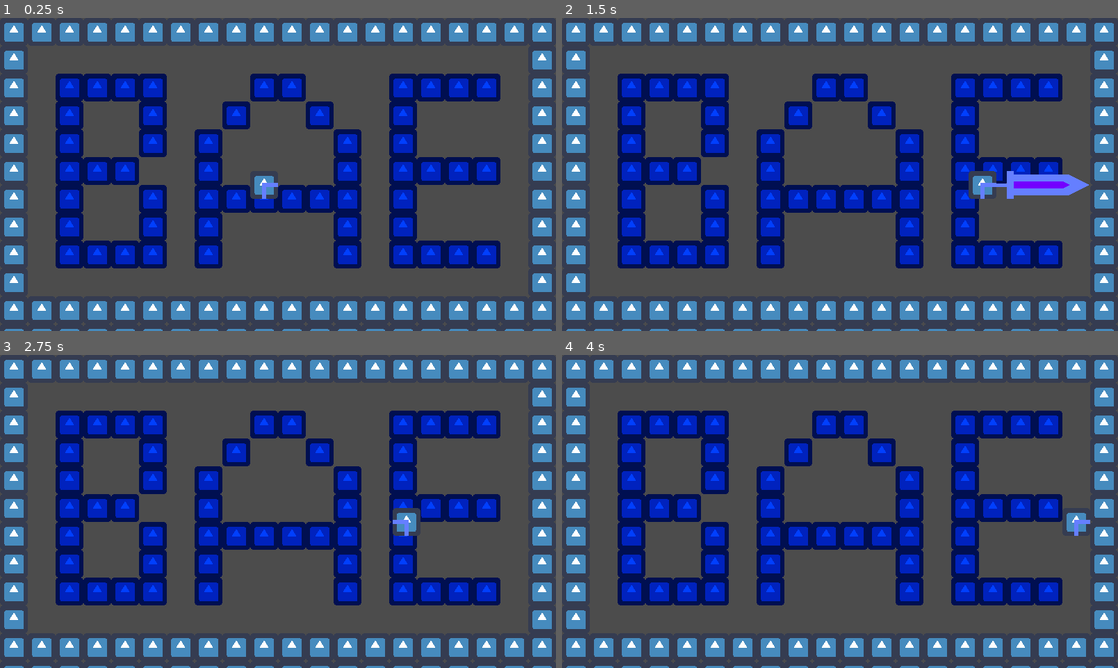
Above: before the commit, frames 1-4 (two rows, left to right).
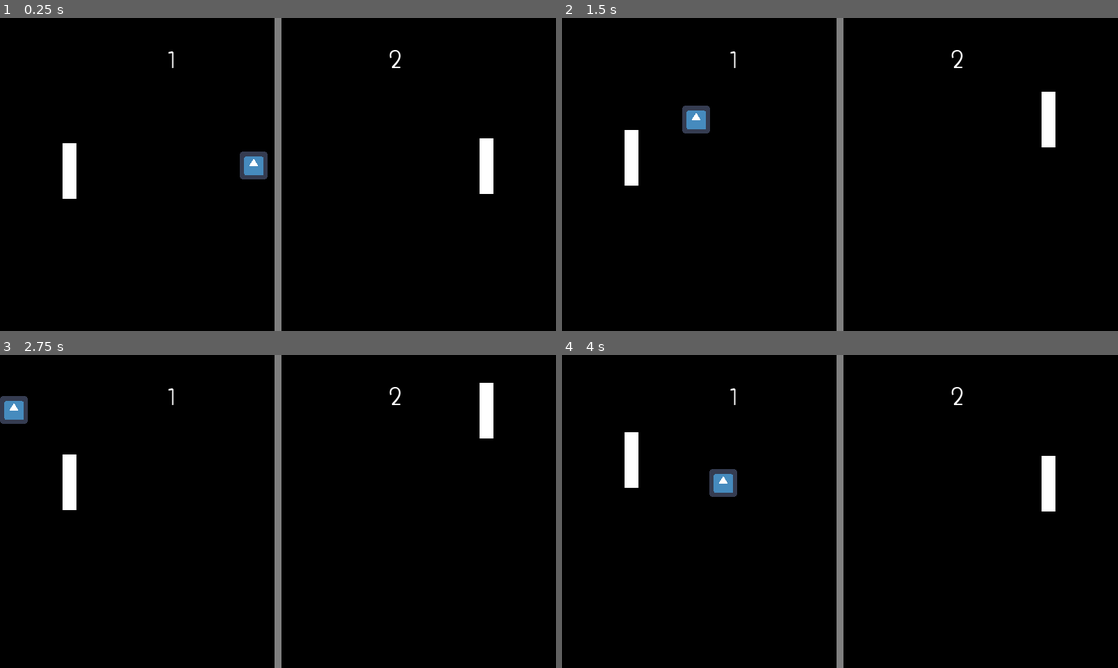
Above: after the commit, the same moments.

Repository: Gravedigger7789/Glorious
Game: Godot game, scene res://Worlds/test-pong.tscn
Two runs of this game, one before a commit and one after it. Both use one fixed random seed, a clock stepped at 60 frames per second and the inputs below. Before the commit the project starts from res://Worlds/test-topdown.tscn. The engine's default icon, where the game draws it, is replaced by a stand-in: a white triangle on a blue panel in a dark square.
Inputs:
- Up to frame 1 (0.25 s): no input
- Up to frame 2 (1.5 s): hold Z (attack) 0.53-1.28 s; hold Right (move_right) from 0.53 s (still down); tap Up (jump) at 0.77 s; tap Z (attack) at 1.35 s
- Up to frame 3 (2.75 s): tap Up (jump) at 1.52 s; release Right (move_right) at 2.03 s; hold Left (move_left) from 2.03 s (still down); hold Z (attack) from 2.03 s (still down)
- Up to frame 4 (4 s): release Left (move_left) at 2.78 s; release Z (attack) at 2.78 s; hold Right (move_right) from 2.78 s (still down); tap Z (attack) at 2.85 s; tap Up (jump) at 3.02, 3.77 s; hold Z (attack) from 3.53 s (still down)

The runs differ from the first frame. In frame 1, 100% of the frame differs, in the area x 0-100%, y 0-100%; in frame 2, 100%; in frame 3, 100%; in frame 4, 100%.

Commit message:
Added Pong game type

Diff:
--- /dev/null
+++ b/Characters/Pong/Pong.gd
@@ -0,0 +1,24 @@
+extends KinematicBody2D
+
+export(int) var walk_speed = 450
+
+const FLOOR_NORMAL = Vector2()
+const SLOPE_SLIDE_STOP = 5.0
+
+var linear_velocity = Vector2()
+
+func _physics_process(delta):
+	apply_movement(delta)
+
+func apply_movement(delta):
+	# Moving
+	var target_speed = Vector2()
+	if Input.is_action_pressed('move_up'):
+		target_speed.y += -1
+	if Input.is_action_pressed('move_down'):
+		target_speed.y += 1
+
+	target_speed *= walk_speed
+	linear_velocity.y = lerp(linear_velocity.y, target_speed.y, 0.1)
+
+	linear_velocity = move_and_slide(linear_velocity, FLOOR_NORMAL, SLOPE_SLIDE_STOP)
--- /dev/null
+++ b/Characters/Pong/Pong.tscn
@@ -0,0 +1,54 @@
+[gd_scene load_steps=3 format=2]
+
+[ext_resource path="res://Characters/Pong/Pong.gd" type="Script" id=1]
+
+[sub_resource type="RectangleShape2D" id=1]
+
+custom_solver_bias = 0.0
+extents = Vector2( 16, 64 )
+
+[node name="Pong" type="KinematicBody2D"]
+
+input_pickable = false
+collision_layer = 1
+collision_mask = 4
+collision/safe_margin = 0.08
+script = ExtResource( 1 )
+_sections_unfolded = [ "Collision" ]
+walk_speed = 450
+
+[node name="ColorRect" type="ColorRect" parent="." index="0"]
+
+anchor_left = 0.0
+anchor_top = 0.0
+anchor_right = 0.0
+anchor_bottom = 0.0
+margin_left = -16.0
+margin_top = -64.0
+margin_right = 16.0
+margin_bottom = 64.0
+rect_pivot_offset = Vector2( 0, 0 )
+rect_clip_content = false
+mouse_filter = 0
+mouse_default_cursor_shape = 0
+size_flags_horizontal = 1
+size_flags_vertical = 1
+color = Color( 1, 1, 1, 1 )
+_sections_unfolded = [ "Margin" ]
+
+[node name="BallCollision" type="KinematicBody2D" parent="." index="1"]
+
+input_pickable = false
+collision_layer = 0
+collision_mask = 8
+collision/safe_margin = 0.08
+_sections_unfolded = [ "Collision" ]
+
+[node name="CollisionPolygon2D" type="CollisionPolygon2D" parent="BallCollision" index="0"]
+
+build_mode = 0
+polygon = PoolVector2Array( 0, -64, -16, -48, -16, 48, 0, 64, 16, 48, 16, -48 )
+
+[node name="CollisionShape2D" type="CollisionShape2D" parent="." index="2"]
+
+shape = SubResource( 1 )
--- /dev/null
+++ b/Characters/Pong/PongEnemy.gd
@@ -0,0 +1,10 @@
+extends 'res://Characters/Pong/Pong.gd'
+
+func apply_movement(delta):
+	var ball = get_node('../PongBall')
+	var destination = position.y - ball.position.y
+	position.y = ball.position.y
+	#print (destination)
+	#linear_velocity.y = lerp(linear_velocity.y, destination, 0.1)
+
+	#linear_velocity = move_and_slide(linear_velocity, FLOOR_NORMAL, SLOPE_SLIDE_STOP)
--- /dev/null
+++ b/Characters/Pong/PongEnemy.tscn
@@ -0,0 +1,8 @@
+[gd_scene load_steps=3 format=2]
+
+[ext_resource path="res://Characters/Pong/Pong.tscn" type="PackedScene" id=1]
+[ext_resource path="res://Characters/Pong/PongEnemy.gd" type="Script" id=2]
+
+[node name="PongEnemy" instance=ExtResource( 1 )]
+
+script = ExtResource( 2 )
--- /dev/null
+++ b/Weapons/PongBall.gd
@@ -0,0 +1,27 @@
+extends KinematicBody2D
+
+var velocity = Vector2(0, 0)
+var velocity_increase = 1.15
+
+func _ready():
+	randomize()
+	reset()
+
+func _physics_process(delta):
+	apply_movement(delta)
+	if position.x < 0 || position.x > get_viewport_rect().size.x:
+		reset()
+
+func apply_movement(delta):
+	var collision = move_and_collide(velocity * delta)
+	if collision:
+		var motion = collision.remainder.bounce(collision.normal)
+		velocity = velocity.bounce(collision.normal)
+		move_and_collide(motion)
+		if collision.collider is KinematicBody2D:
+			velocity *= velocity_increase
+
+func reset():
+	position = get_viewport_rect().size / 2
+	var direction = Vector2(-1 if randf() < 0.5 else 1, -1 if randf() > 0.5 else 1)
+	velocity = Vector2(rand_range(200, 250) * direction.x, rand_range(50, 100) * direction.y)
--- /dev/null
+++ b/Weapons/PongBall.tscn
@@ -0,0 +1,26 @@
+[gd_scene load_steps=4 format=2]
+
+[ext_resource path="res://Weapons/PongBall.gd" type="Script" id=1]
+[ext_resource path="res://icon.png" type="Texture" id=2]
+
+[sub_resource type="CircleShape2D" id=1]
+
+custom_solver_bias = 0.0
+radius = 32.0
+
+[node name="PongBall" type="KinematicBody2D" index="0"]
+
+input_pickable = false
+collision_layer = 8
+collision_mask = 4
+collision/safe_margin = 0.08
+script = ExtResource( 1 )
+_sections_unfolded = [ "Angular", "Applied Forces", "Collision", "Linear" ]
+
+[node name="Sprite" type="Sprite" parent="." index="0"]
+
+texture = ExtResource( 2 )
+
+[node name="CollisionShape2D" type="CollisionShape2D" parent="." index="1"]
+
+shape = SubResource( 1 )
--- a/Weapons/Sword.tscn
+++ b/Weapons/Sword.tscn
@@ -186,7 +186,7 @@
 "values": [ false ]
 }
 
-[node name="Sword" type="Area2D" index="0"]
+[node name="Sword" type="Area2D"]
 
 input_pickable = true
 gravity_vec = Vector2( 0, 1 )
--- /dev/null
+++ b/Worlds/test-pong.tscn
@@ -0,0 +1,140 @@
+[gd_scene load_steps=6 format=2]
+
+[ext_resource path="res://Tilesets/test-tiles.tres" type="TileSet" id=1]
+[ext_resource path="res://default_theme.tres" type="Theme" id=2]
+[ext_resource path="res://Characters/Pong/Pong.tscn" type="PackedScene" id=3]
+[ext_resource path="res://Characters/Pong/PongEnemy.tscn" type="PackedScene" id=4]
+[ext_resource path="res://Weapons/PongBall.tscn" type="PackedScene" id=5]
+
+[node name="Node" type="Node"]
+
+[node name="TileMap" type="TileMap" parent="." index="0"]
+
+mode = 0
+tile_set = ExtResource( 1 )
+cell_size = Vector2( 64, 64 )
+cell_quadrant_size = 16
+cell_custom_transform = Transform2D( 1, 0, 0, 1, 0, 0 )
+cell_half_offset = 2
+cell_tile_origin = 0
+cell_y_sort = false
+cell_clip_uv = false
+collision_use_kinematic = false
+collision_friction = 1.0
+collision_bounce = 0.0
+collision_layer = 4
+collision_mask = 0
+occluder_light_mask = 1
+format = 1
+tile_data = PoolIntArray( -65536, 0, 0, -65535, 0, 0, -65534, 0, 0, -65533, 0, 0, -65532, 0, 0, -65531, 0, 0, -65530, 0, 0, -65529, 0, 0, -65528, 0, 0, -65527, 0, 0, -65526, 0, 0, -65525, 0, 0, -65524, 0, 0, -65523, 0, 0, -65522, 0, 0, -65521, 0, 0, -65520, 0, 0, -65519, 0, 0, -65518, 0, 0, -65517, 0, 0, 720896, 0, 0, 720897, 0, 0, 720898, 0, 0, 720899, 0, 0, 720900, 0, 0, 720901, 0, 0, 720902, 0, 0, 720903, 0, 0, 720904, 0, 0, 720905, 0, 0, 720906, 0, 0, 720907, 0, 0, 720908, 0, 0, 720909, 0, 0, 720910, 0, 0, 720911, 0, 0, 720912, 0, 0, 720913, 0, 0, 720914, 0, 0, 720915, 0, 0 )
+_sections_unfolded = [ "Collision" ]
+__meta__ = {
+"_edit_lock_": true
+}
+
+[node name="GUI" type="Control" parent="." index="1"]
+
+anchor_left = 0.0
+anchor_top = 0.0
+anchor_right = 1.0
+anchor_bottom = 1.0
+rect_pivot_offset = Vector2( 0, 0 )
+rect_clip_content = false
+mouse_filter = 0
+mouse_default_cursor_shape = 0
+size_flags_horizontal = 1
+size_flags_vertical = 1
+
+[node name="Background" type="ColorRect" parent="GUI" index="0"]
+
+anchor_left = 0.0
+anchor_top = 0.0
+anchor_right = 1.0
+anchor_bottom = 1.0
+rect_pivot_offset = Vector2( 0, 0 )
+rect_clip_content = false
+mouse_filter = 0
+mouse_default_cursor_shape = 0
+size_flags_horizontal = 1
+size_flags_vertical = 1
+color = Color( 0, 0, 0, 1 )
+__meta__ = {
+"_edit_lock_": true
+}
+
+[node name="VerticleBar" type="ColorRect" parent="GUI" index="1"]
+
+anchor_left = 0.5
+anchor_top = 0.0
+anchor_right = 0.5
+anchor_bottom = 1.0
+margin_left = -8.0
+margin_right = 8.0
+rect_pivot_offset = Vector2( 0, 0 )
+rect_clip_content = false
+mouse_filter = 0
+mouse_default_cursor_shape = 0
+size_flags_horizontal = 1
+size_flags_vertical = 1
+color = Color( 1, 1, 1, 0.5 )
+_sections_unfolded = [ "Margin" ]
+__meta__ = {
+"_edit_lock_": true
+}
+
+[node name="LeftScore" type="Label" parent="GUI" index="2"]
+
+anchor_left = 0.0
+anchor_top = 0.0
+anchor_right = 0.0
+anchor_bottom = 0.0
+margin_left = 384.0
+margin_top = 64.0
+margin_right = 8.0
+margin_bottom = 14.0
+rect_pivot_offset = Vector2( 0, 0 )
+rect_clip_content = false
+mouse_filter = 2
+mouse_default_cursor_shape = 0
+size_flags_horizontal = 1
+size_flags_vertical = 4
+theme = ExtResource( 2 )
+text = "1"
+percent_visible = 1.0
+lines_skipped = 0
+max_lines_visible = -1
+_sections_unfolded = [ "Anchor", "Margin", "Theme" ]
+
+[node name="RightScore" type="Label" parent="GUI" index="3"]
+
+anchor_left = 1.0
+anchor_top = 0.0
+anchor_right = 1.0
+anchor_bottom = 0.0
+margin_left = -384.0
+margin_top = 64.0
+margin_bottom = 14.0
+rect_pivot_offset = Vector2( 0, 0 )
+rect_clip_content = false
+mouse_filter = 2
+mouse_default_cursor_shape = 0
+size_flags_horizontal = 1
+size_flags_vertical = 4
+theme = ExtResource( 2 )
+text = "2"
+percent_visible = 1.0
+lines_skipped = 0
+max_lines_visible = -1
+_sections_unfolded = [ "Anchor", "Margin", "Theme" ]
+
+[node name="Pong" parent="." index="2" instance=ExtResource( 3 )]
+
+position = Vector2( 160, 352 )
+
+[node name="PongEnemy" parent="." index="3" instance=ExtResource( 4 )]
+
+position = Vector2( 1120, 352 )
+
+[node name="PongBall" parent="." index="4" instance=ExtResource( 5 )]
+
+position = Vector2( 192, 96 )
--- a/Worlds/test-world.tscn
+++ b/Worlds/test-world.tscn
@@ -3,7 +3,7 @@
 [ext_resource path="res://Characters/Platformer/Platformer.tscn" type="PackedScene" id=1]
 [ext_resource path="res://Tilesets/test-tiles.tres" type="TileSet" id=2]
 
-[node name="Node" type="Node"]
+[node name="Node" type="Node" index="0"]
 
 [node name="Platformer" parent="." index="0" instance=ExtResource( 1 )]
 
--- /dev/null
+++ b/default_theme.tres
@@ -0,0 +1,15 @@
+[gd_resource type="Theme" load_steps=3 format=2]
+
+[ext_resource path="res://Fonts/PoorStory-Regular.ttf" type="DynamicFontData" id=1]
+
+[sub_resource type="DynamicFont" id=1]
+
+size = 64
+use_mipmaps = false
+use_filter = false
+font_data = ExtResource( 1 )
+_sections_unfolded = [ "Font" ]
+
+[resource]
+
+default_font = SubResource( 1 )
--- a/project.godot
+++ b/project.godot
@@ -11,7 +11,7 @@
 [application]
 
 config/name="Glorious"
-run/main_scene="res://Worlds/test-topdown.tscn"
+run/main_scene="res://Worlds/test-pong.tscn"
 config/icon="res://icon.png"
 
 [display]
